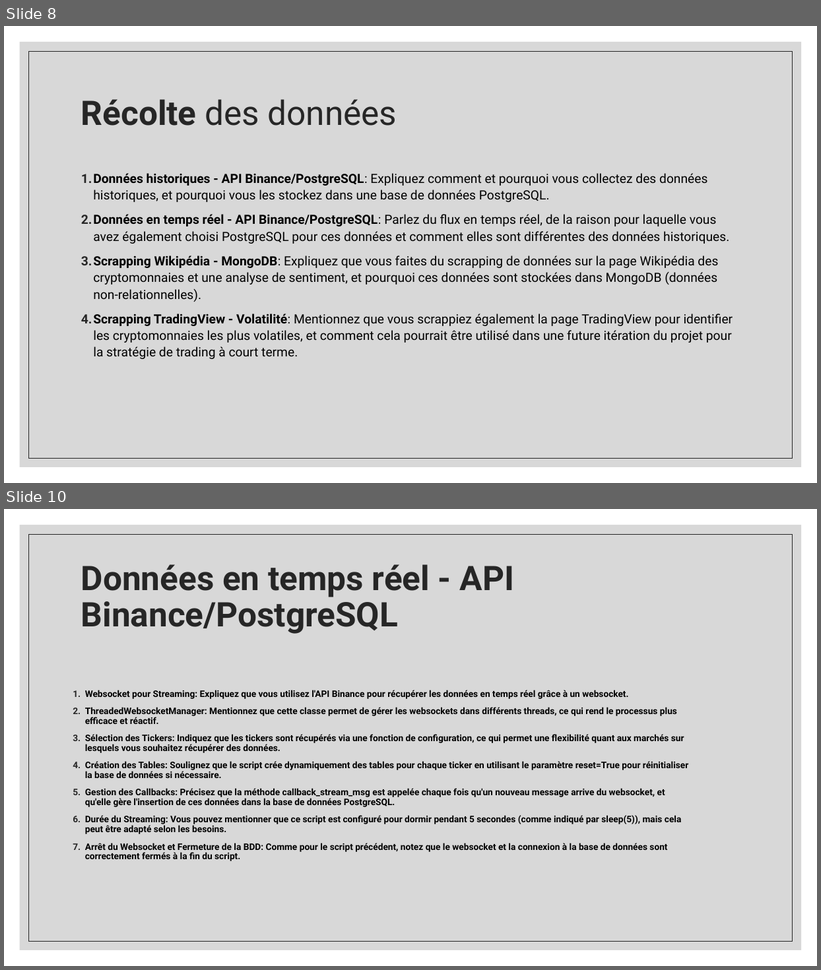
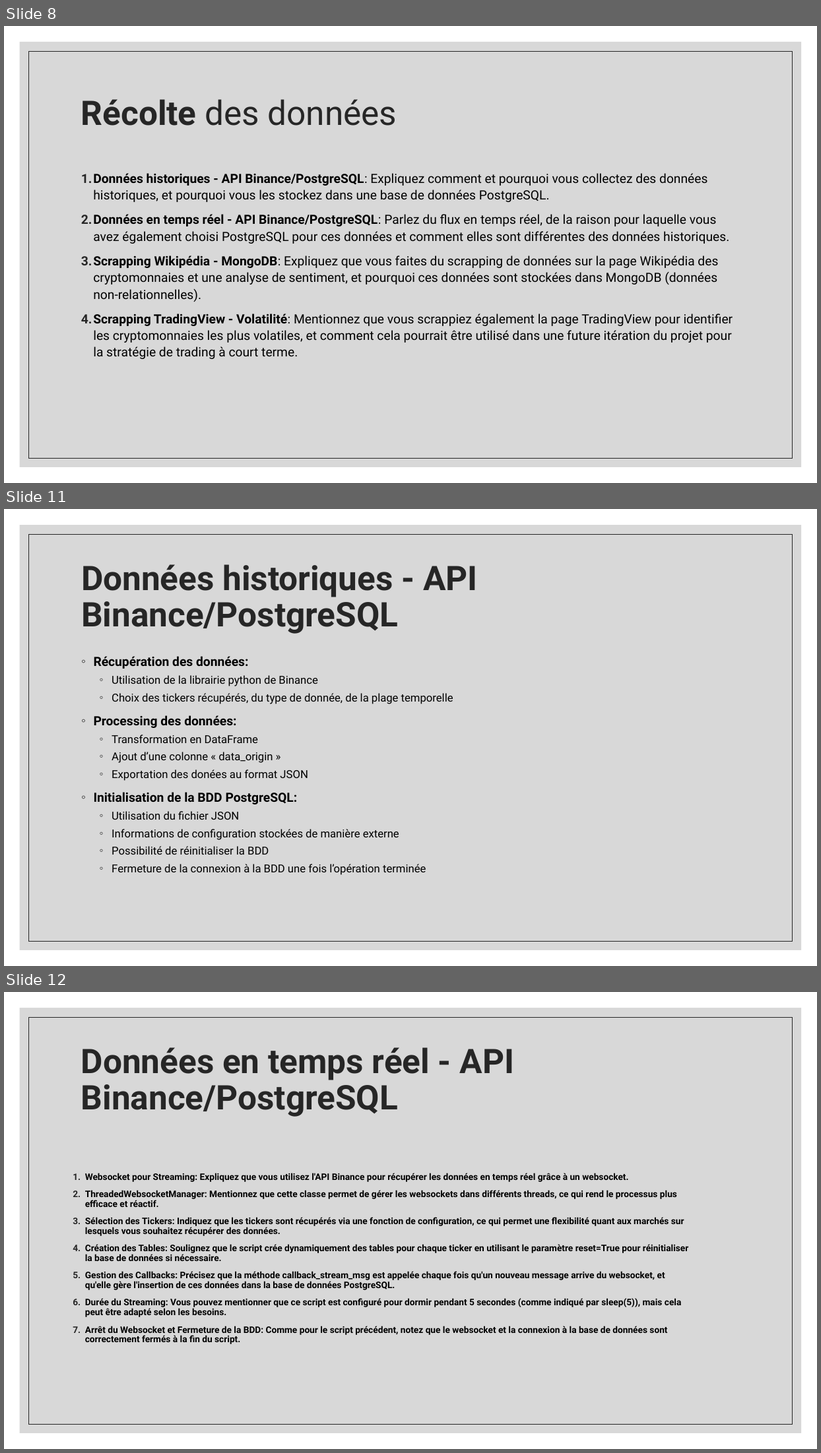
Before and after one commit to swip10/OPA, a slide deck: Gestion de projet/Présentation projet_OPA.pptx. Shown one above the other, each under a label of ours: slides 8 and 10 before the commit, slides 8, 11 and 12 after it; the slides between them are not shown. The pictures are 821x970 and 821x1453 pixels, drawn with LibreOffice and Linux fonts; fonts in the diff are those of the drawing. Boxes give left, top, right and bottom in pixels: in the first picture for what was removed or moved away, otherwise in the second. Text is boxed around its words. In the diff, an @@ line names an element or a change of style, - is before the commit and + after.

```diff
--- a/Gestion de projet/Présentation projet_OPA.pptx
+++ b/Gestion de projet/Présentation projet_OPA.pptx
@@ slide 11 added at box(4, 509, 817, 966), background #FFFFFF; not listed: 2 template elements that a slide beside it also shows @@
@@ title added at box(81, 564, 478, 634), 40 pt, text #262626, bold @@
+Données historiques - API Binance/PostgreSQL
@@ text added at box(94, 656, 453, 875), 13 pt, text #000000 @@
+◦ Récupération des données:
+  ◦ Utilisation de la librairie python de Binance
+  ◦ Choix des tickers récupérés, du type de donnée, de la plage temporelle
+◦ Processing des données:
+  ◦ Transformation en DataFrame
+  ◦ Ajout d’une colonne « data_origin »
+  ◦ Exportation des donées au format JSON
+◦ Initialisation de la BDD PostgreSQL:
+  ◦ Utilisation du fichier JSON
+  ◦ Informations de configuration stockées de manière externe
+  ◦ Possibilité de réinitialiser la BDD
+  ◦ Fermeture de la connexion à la BDD une fois l’opération terminée
@@ what was slide 10 is now slide 12 @@
```
Also in this commit, not shown: 2 slides changed, 2 other slides added, 1 other file.
